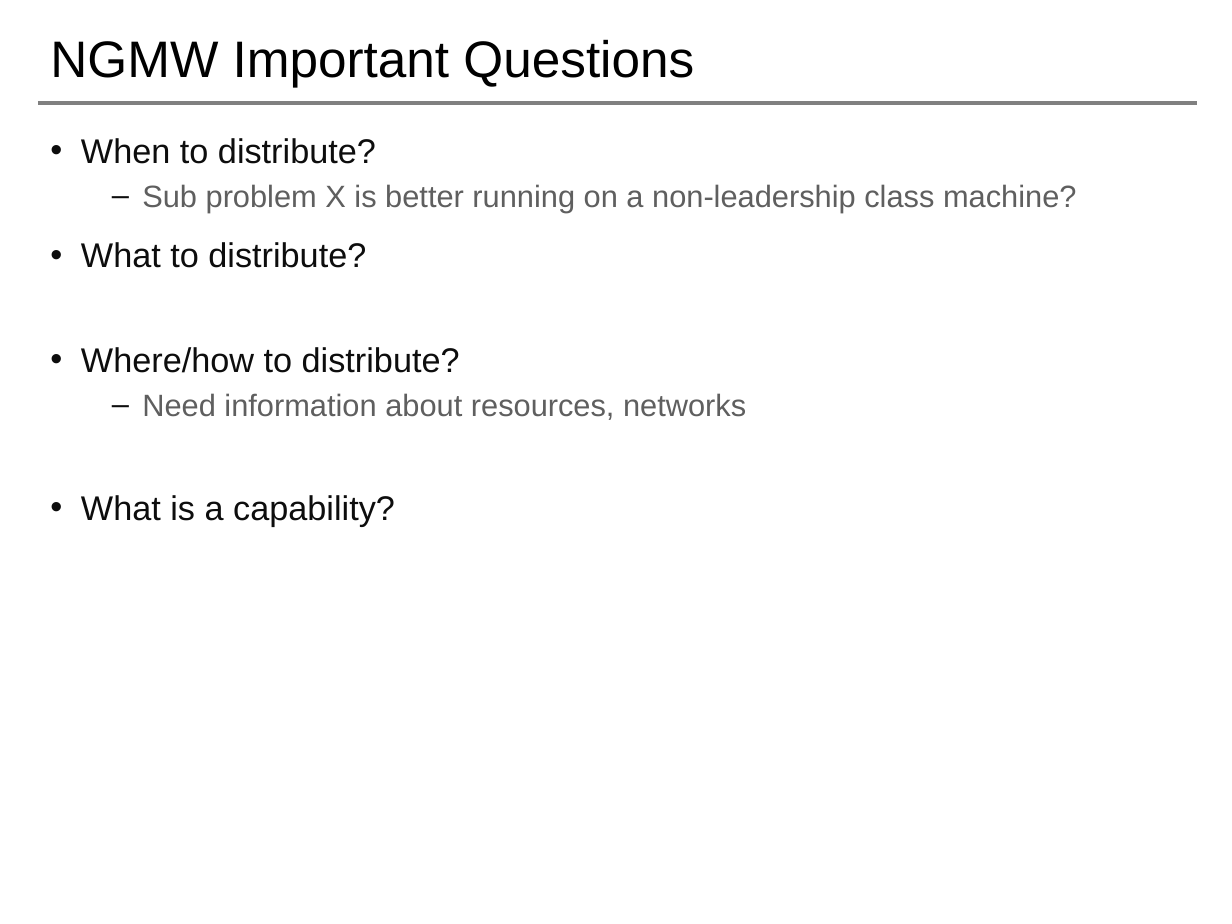
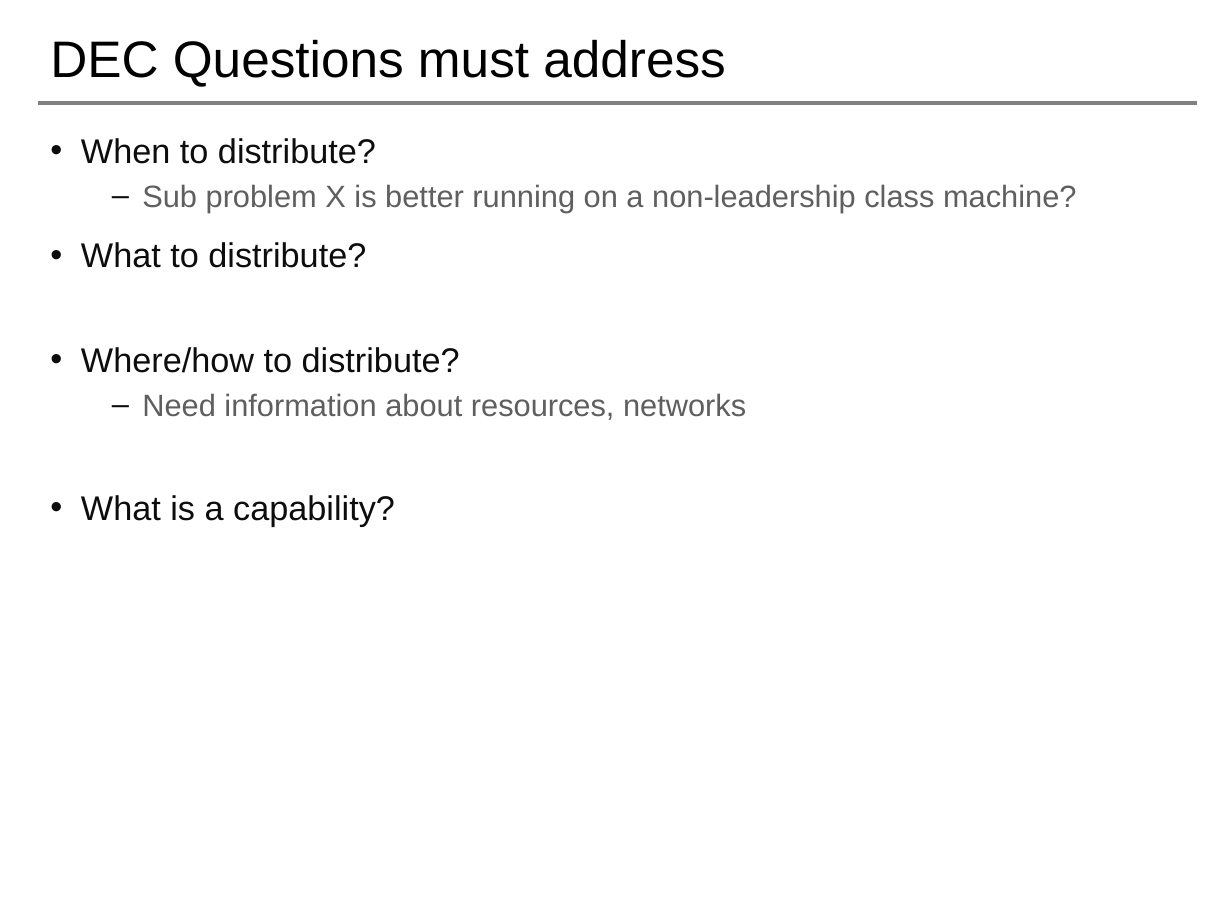
Before and after one commit to saga-project/NGMW, a slide deck: slide 11 of presentations/radical-modsim.pptx (slide 15 before the commit). Drawn at 1232x924 pixels with LibreOffice and Linux fonts; fonts in the diff are those of the drawing; background and template pictures are left out. Boxes give left, top, right and bottom in pixels: in the first picture for what was removed or moved away, otherwise in the second. Text is boxed around its words. In the diff, an @@ line names an element or a change of style, - is before the commit and + after.

```diff
--- a/presentations/radical-modsim.pptx
+++ b/presentations/radical-modsim.pptx
@@ title at [50, 39, 726, 87]: text changed @@
-NGMW Important Questions
+DEC Questions must address
```
Also in this commit, not shown: 9 other slides changed, 1 slide removed.
